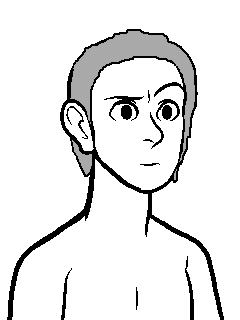
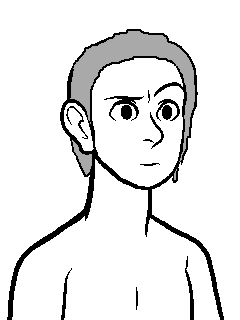
Revision of a layered (240, 320) image; what changed, layer by layer:
added layer "Clipboard" in group "HEADS" over [98, 155, 181, 190]
hid "HEAD copy" over [98, 155, 181, 194]
